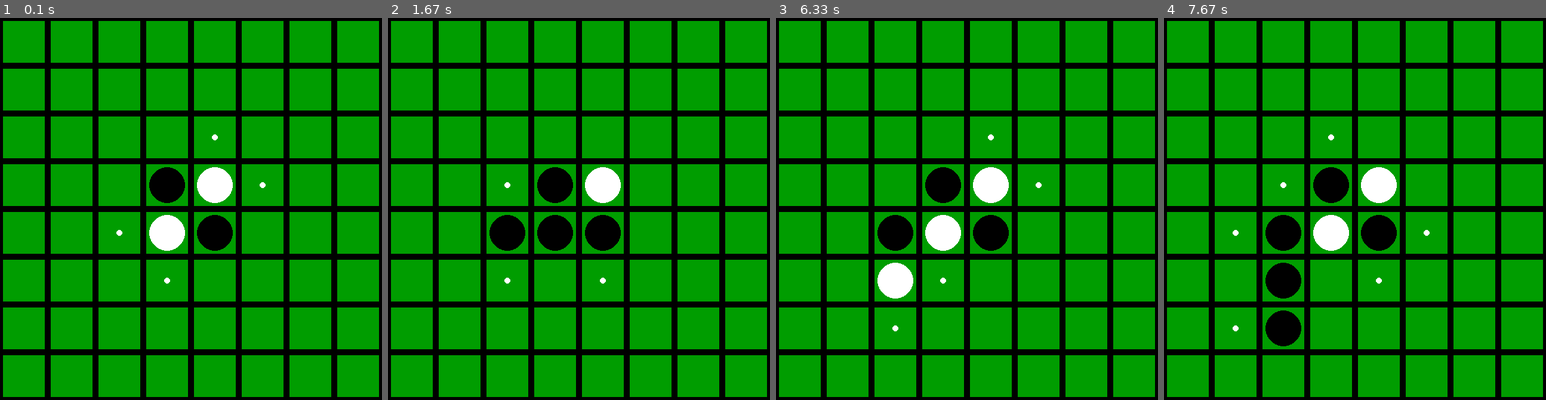
Above: before the commit, frames 1-4 (left to right).
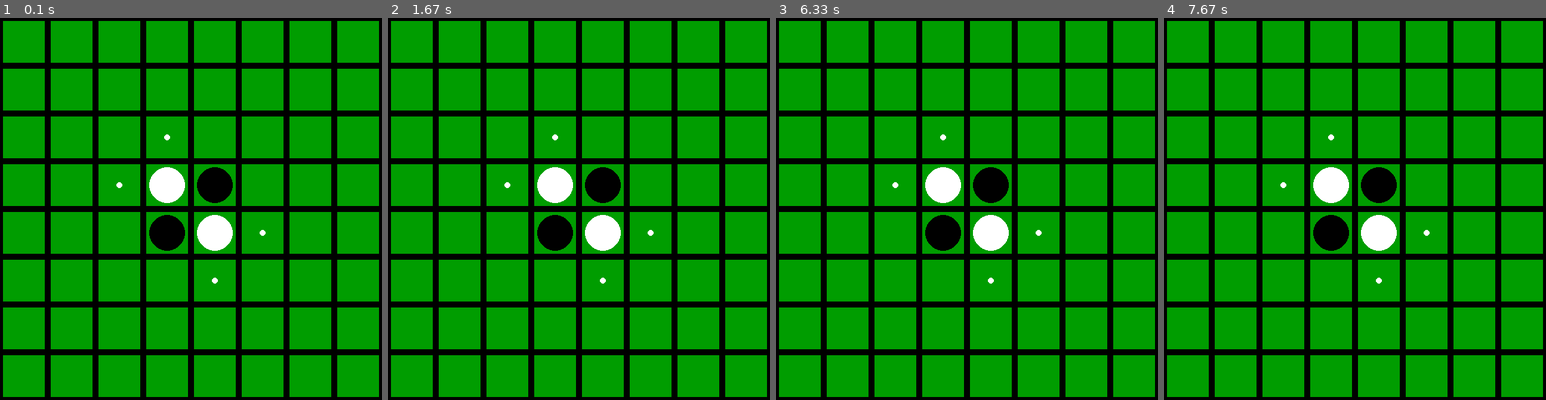
Above: after the commit, the same moments.

Repository: peterhessey/othelloML
Game: pygame game, started from Othello/main.py
Same seed, same stepped clock (60 frames per second), same inputs: the game is played once before the commit and once after it.
Inputs (mouse positions are in pixels of both pictures, inside the frame that each line leads up to):
- Up to frame 1 (0.1 s): no input
- Up to frame 2 (1.67 s): click (487, 212) at 0.88 s
- Up to frame 3 (6.33 s): click (875, 277) at 6.3 s
- Up to frame 4 (7.67 s): click (1297, 319) at 7.25 s; move the mouse to (1240, 350) at 7.57 s

The runs differ from the first frame. In frame 1, 2.9% of the frame differs, in the area x 30-70%, y 30-70%; in frame 2, 2.8%; in frame 3, 4.2%; in frame 4, 4.8%, in the area x 17-61%, y 39-86%.

Commit message:
Parser written and dataset processed

Diff:
--- a/Othello/WThorParser.py
+++ b/Othello/WThorParser.py
@@ -1,27 +1,145 @@
 import argparse
+import numpy as np
+import torch
+import othelloBoard as board
 
-MASTER_PATH = './../Data/'
+MASTER_PATH = 'C:/Users/Peter/Documents/UNIVERSITY/Year_3/Individual_Project/othelloML/Data/'
 
 def extractBoardStates(filename):
     file_path = MASTER_PATH + filename + '.wtb'
+
+    games = []
     with open(file_path, 'rb') as games_file:
         game_data = games_file.read()
-        header_data = game_data[:16]
 
-        for byte in header_data:
-            print(int(byte))
+        number_of_games = int.from_bytes(game_data[4:8], 'little')
 
-        number_of_records = header_data[4:8]
+        print('Number of games in file:', number_of_games)
 
-        print(int.from_bytes(number_of_records, 'little'))
+        for game_num in range(number_of_games):
+            start_byte = 24 + game_num * 68 # 16 bytes for header, 8 bytes for record data
+            move_list_bytes = game_data[start_byte:start_byte+60]
+            move_list = []
 
-    print()
+            for byte in move_list_bytes:
+                move_num = int(byte)
+
+                if move_num > 0:
+                    move_row = move_num // 10 - 1
+                    move_col = move_num % 10 - 1
+
+                    move_list.append((move_row, move_col))
+
+            games.append(move_list)
+
+
+    board_state_triples = getBoardStatesFromMoves(games)
+    print('All games succesfully processed!')
+
+    board_data, moves = processTriples(board_state_triples)
+
+    np.save(MASTER_PATH + filename + 'boards', board_data)
+    np.save(MASTER_PATH + filename + 'moves', moves)
+
+
+def getBoardStatesFromMoves(games):
+
+    board_state_triples = []
+
+    start_board_state = np.full((8,8), 'x')
+    start_board_state[3,3] = 'w'
+    start_board_state[4,4] = 'w'
+    start_board_state[3,4] = 'd'
+    start_board_state[4,3] = 'd'
+
+    game_counter = 0
+    for game in games:
+        dark_turn = True
+        current_board_state = np.copy(start_board_state)
+
+        for move in game:
+            current_board = board.OthelloBoard(current_board_state, dark_turn)
+
+            valid_moves = current_board.getValidMoves()
+
+            # checks if a player had to skip a turn
+            if move not in valid_moves:
+                dark_turn = not dark_turn
+                current_board = board.OthelloBoard(current_board_state, dark_turn)
+                valid_moves = current_board.getValidMoves()
+
+            board_state_triples.append([current_board_state, dark_turn, move])
+
+            current_board_state = current_board.makeMove(move, valid_moves[move])
+
+            if len(current_board_state) != 1:
+                dark_turn = not dark_turn
+
+            else:
+                print('Invalid move input :(, move was:', move)
+                print('Game:', game)
+
+        game_counter += 1
+        if game_counter % 100 == 0:
+            print('Processed game', game_counter)
+
+    return board_state_triples
+
+
+def processTriples(board_state_triples):
+
+    move_map = generateMoveToIntMap()
+
+    all_boards_data = []
+    moves = []
+    for board_state, dark_turn, move in board_state_triples:
+        board_data = np.full((2,8,8), 0)
+
+        for i in range(8):
+            for j in range(8):
+                board_char = board_state[i,j]
+
+                if dark_turn:
+                    if board_char == 'd':
+                        board_data[0][i][j] = 1
+                    elif board_char == 'w':
+                        board_data[1][i][j] = 1
+
+                else:
+                    if board_char == 'd':
+                        board_data[1][i][j] = 1
+                    elif board_char == 'w':
+                        board_data[0][i][j] = 1
+
+        all_boards_data.append(board_data)
+        moves.append(move_map[move])
+
+    return all_boards_data, moves
+
+def generateMoveToIntMap():
+
+    move_map = {}
+    move_num = 0
+    for i in range(8):
+        for j in range(8):
+            if not ((i == 3 or i == 4) and (j == 3 or j == 4)):
+                move_map[(i,j)] = move_num
+                move_num += 1
+
+    return move_map
+def loadTensorData(filename):
+    board_data = np.load(MASTER_PATH + filename + 'boards.npy')
+    moves = np.load(MASTER_PATH + filename + 'moves.npy')
+
+    boards_tensor = torch.as_tensor(board_data)
+    moves_tensor = torch.as_tensor(moves)
+
+    return boards_tensor, moves_tensor
+
+
 if __name__ == "__main__":
-    parser = argparse.ArgumentParser(description='Parse WThor files')
-    parser.add_argument('Filename', metavar='F', type=str, help='The filename \
-         of the .wtb file to be parsed')
-
-    args = parser.parse_args()
-    filename = args.Filename
-
+    filename = 'WTH_2018'
     extractBoardStates(filename)
+    network_input, moves = loadTensorData(filename)
+    print(network_input.shape)
+    print(moves.shape)
--- a/Othello/othello.py
+++ b/Othello/othello.py
@@ -92,10 +92,10 @@
         #Set up initial centre pieces
         centre = int(self.board_size / 2)
 
-        board[centre-1][centre-1] = 'd'
-        board[centre][centre] = 'd'
-        board[centre-1][centre] = 'w'
-        board[centre][centre-1] = 'w'
+        board[centre-1][centre-1] = 'w'
+        board[centre][centre] = 'w'
+        board[centre-1][centre] = 'd'
+        board[centre][centre-1] = 'd'
 
         return board
 
--- a/Othello/othelloBoard.py
+++ b/Othello/othelloBoard.py
@@ -155,6 +155,8 @@
             [[chr]] -- The new board state as a result of the move
         """
 
+
+
         new_board_state = np.copy(self.board_state)
         self.flipPieces(new_board_state, move, directions)
 
Not shown, removed: requirements.txt
Not shown, changed: .gitignore
